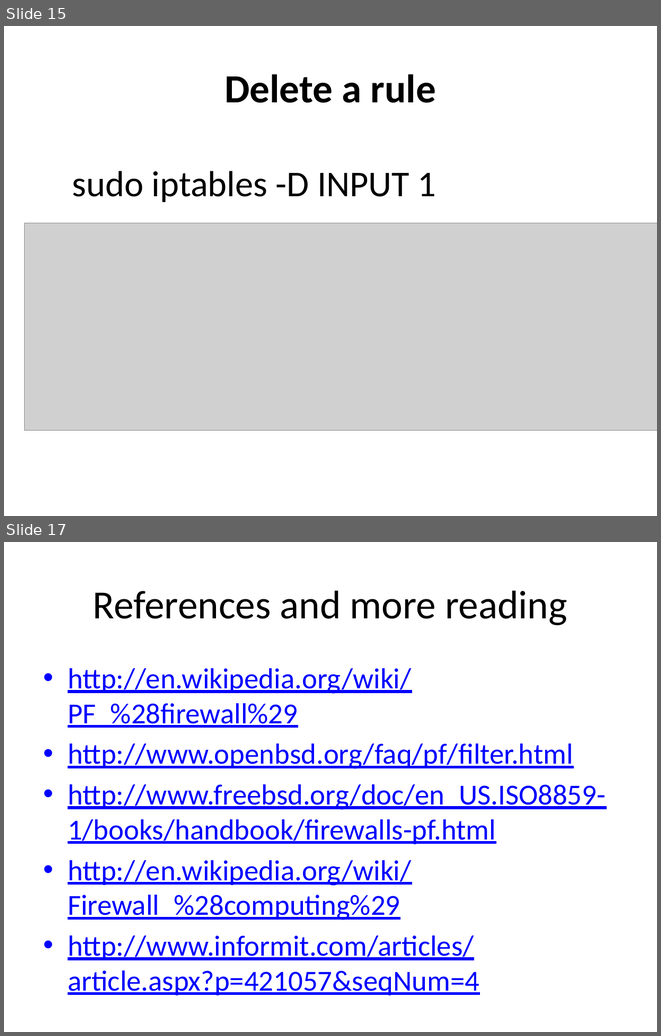
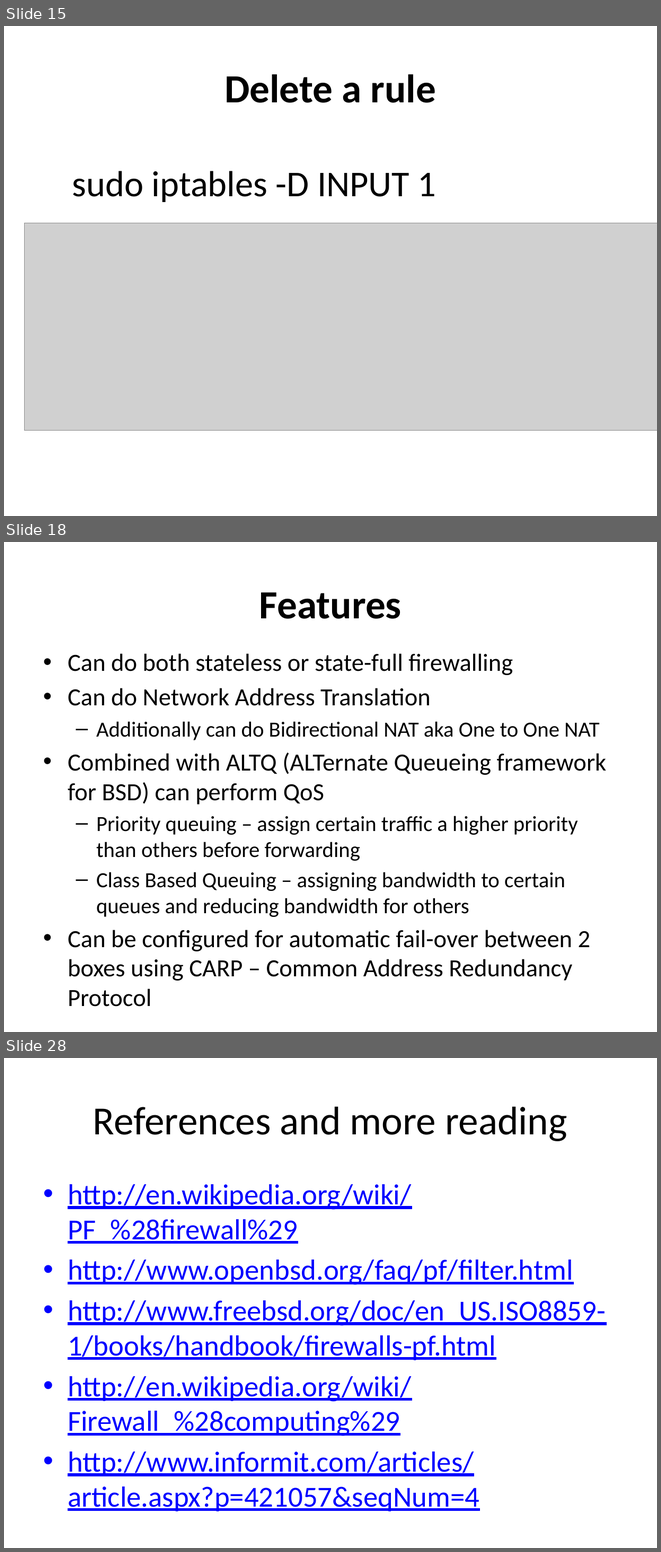
Before and after one commit to afnog/sse, a slide deck: firewalls/Firewalls_2019.pptx. Shown one above the other, each under a label of ours: slides 15 and 17 before the commit, slides 15, 18 and 28 after it; the slides between them are not shown. The pictures are 661x1036 and 661x1552 pixels, drawn with LibreOffice and Linux fonts; fonts in the diff are those of the drawing; grey boxes stand for pictures. Boxes give left, top, right and bottom in pixels: in the first picture for what was removed or moved away, otherwise in the second. Text is boxed around its words. In the diff, an @@ line names an element or a change of style, - is before the commit and + after.

Commit message:
firewall updates

```diff
--- a/firewalls/Firewalls_2019.pptx
+++ b/firewalls/Firewalls_2019.pptx
@@ slide 18 added at [4,542,657,1032], background #FFFFFF @@
@@ title added at [259,592,402,619], 44 pt, text #000000, bold @@
+Features
@@ text added at [68,653,607,980], 27.2 pt, text #000000 @@
+• Can do both stateless or state-full firewalling
+• Can do Network Address Translation
+  – Additionally can do Bidirectional NAT aka One to One NAT
+• Combined with ALTQ (ALTernate Queueing framework for BSD) can perform QoS
+  – Priority queuing – assign certain traffic a higher priority than others before forwarding
+  – Class Based Queuing – assigning bandwidth to certain queues and reducing bandwidth for others
+• Can be configured for automatic fail-over between 2 boxes using CARP – Common Address Redundancy Protocol
@@ what was slide 17 is now slide 28 @@
```
Also in this commit, not shown: 3 slides changed, 10 other slides added, 3 other files.
